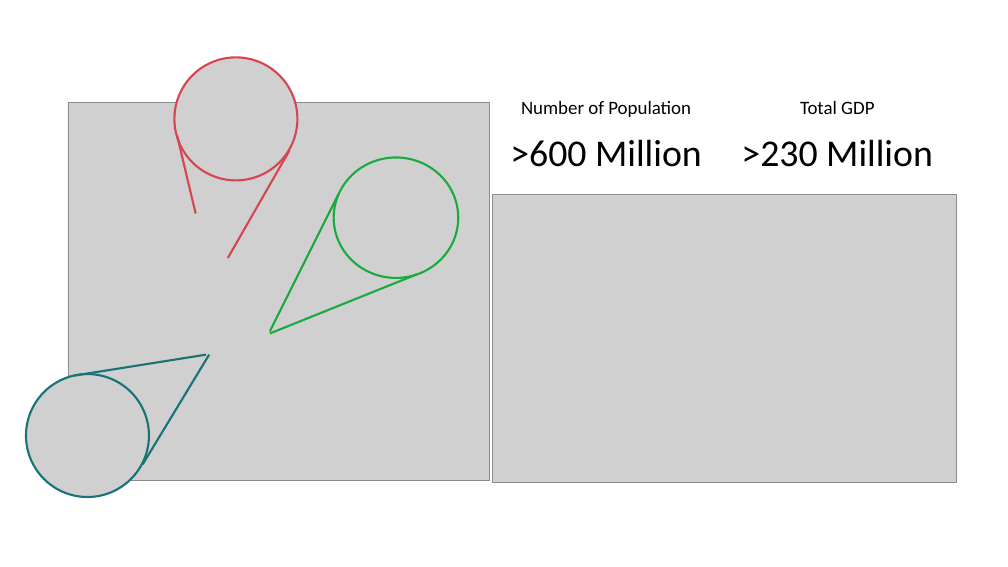
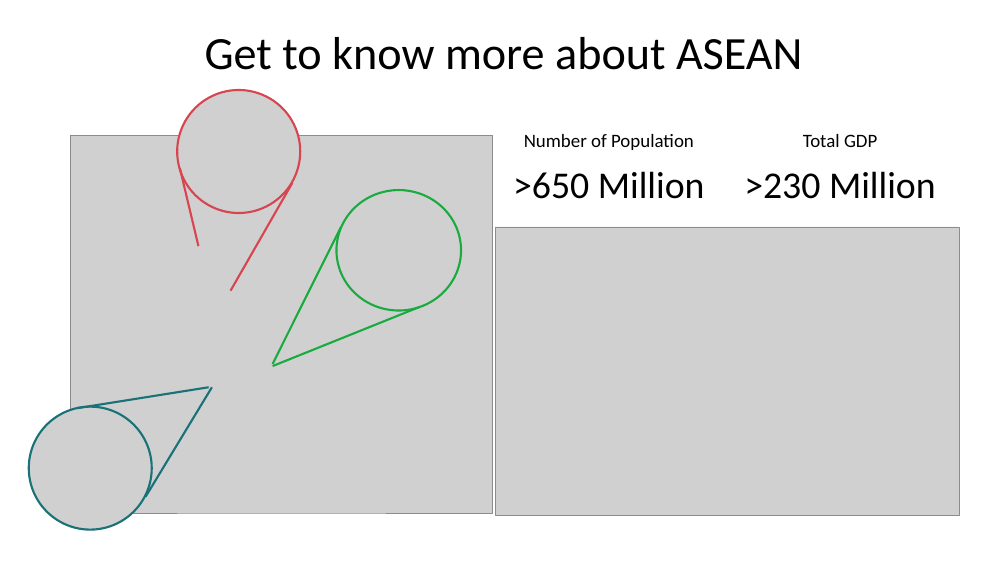
Before and after one commit to HadiSyahputraa/World-WIde-COVID, a slide deck: slide 5 of Final_Report.pptx (slide 4 before the commit). Drawn at 1008x567 pixels with LibreOffice and Linux fonts; fonts in the diff are those of the drawing; grey boxes stand for pictures. Boxes give left, top, right and bottom in pixels: in the first picture for what was removed or moved away, otherwise in the second. Text is boxed around its words. In the diff, an @@ line names an element or a change of style, - is before the commit and + after.

```diff
--- a/Final_Report.pptx
+++ b/Final_Report.pptx
@@ title added at (205,37,802,70), 44 pt, text #000000 @@
+Get to know more about ASEAN
@@ picture: place and size @@
-picture at (175,57,298,181)
+picture at (177,90,300,213)
@@ table at (493,129,726,218) @@
-row 2, column 1: >600 Million
+row 2, column 1: >650 Million
@@ 4 lines, 2 tables, 2 pictures: place and size @@
-4 lines, 2 tables, 2 pictures at (26,96,954,498)
+4 lines, 2 tables, 2 pictures at (29,129,957,530)
@@ picture: place and size @@
-picture at (493,194,957,482)
+picture at (495,227,960,515)
@@ 2 lines, 1 picture: place and size @@
-2 lines, 1 picture at (68,103,490,481)
+2 lines, 1 picture at (71,135,493,513)
```
Also in this commit, not shown: 10 other slides changed, 7 slides added, 2 slides removed, 14 other files.
